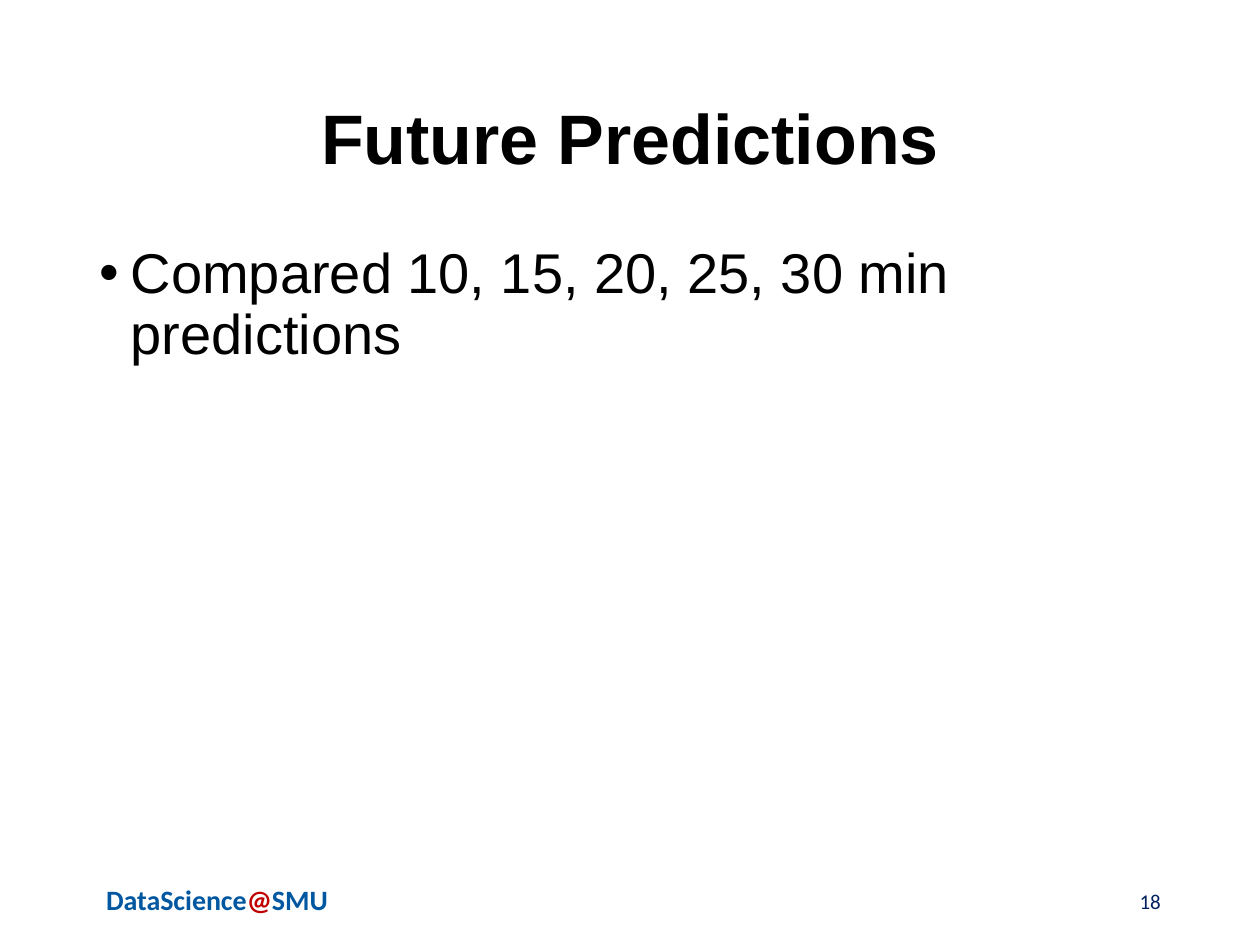
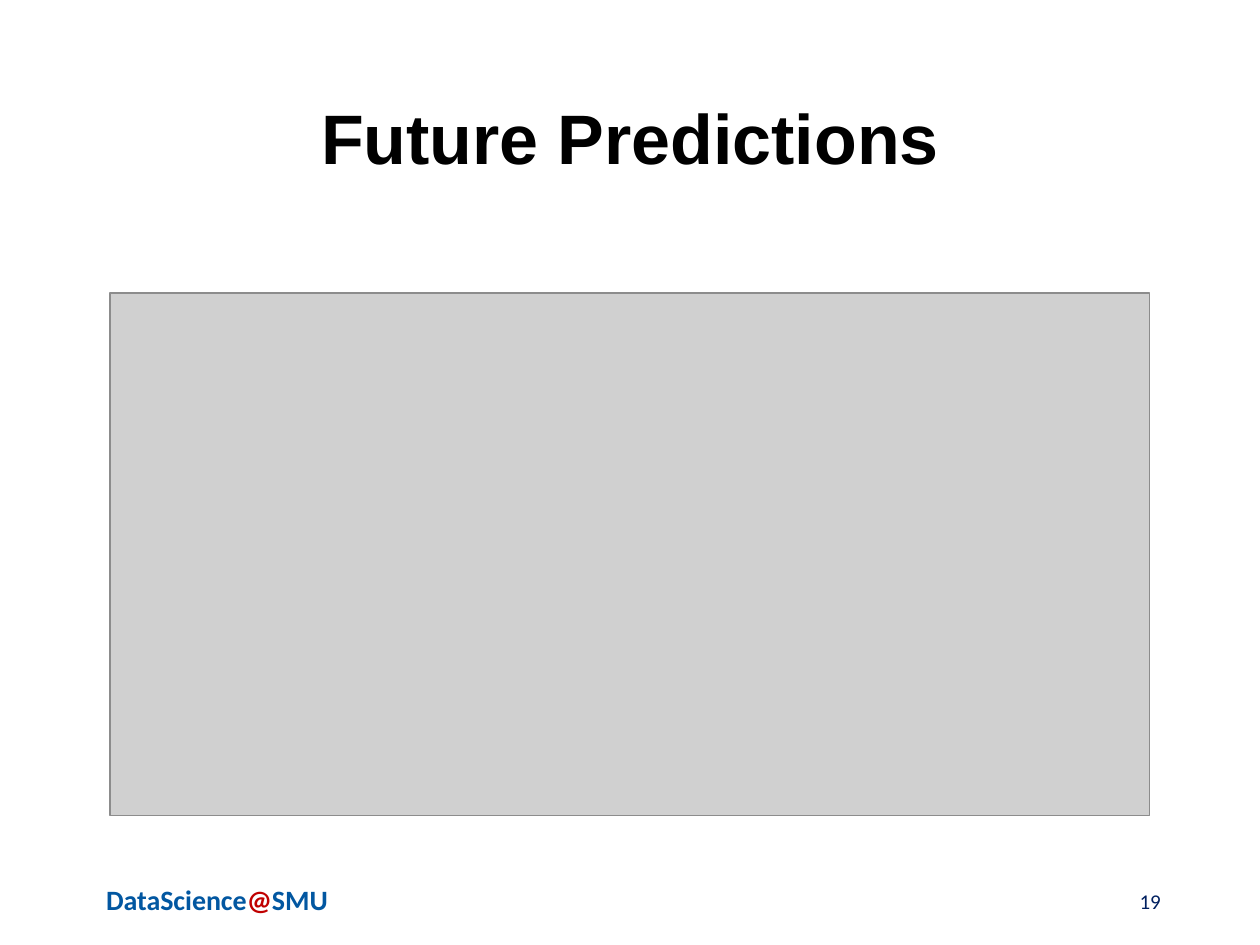
Before and after one commit to jvasquezDC/CapstoneA, a slide deck: slide 19 of LightningPresentation/Serna_Vasquez_Lightning_v1.pptx (slide 18 before the commit). Drawn at 1260x945 pixels with LibreOffice and Linux fonts; fonts in the diff are those of the drawing; grey boxes stand for pictures; background and template pictures are left out. Boxes give left, top, right and bottom in pixels: in the first picture for what was removed or moved away, otherwise in the second. Text is boxed around its words. In the diff, an @@ line names an element or a change of style, - is before the commit and + after.

Commit message:
all slides

```diff
--- a/LightningPresentation/Serna_Vasquez_Lightning_v1.pptx
+++ b/LightningPresentation/Serna_Vasquez_Lightning_v1.pptx
@@ text removed at bbox=[131, 252, 949, 365] @@
-• Compared 10, 15, 20, 25, 30 min predictions
@@ picture added at bbox=[110, 294, 1149, 816] @@
@@ page number at bbox=[1140, 895, 1161, 909]: text changed @@
-18
+19
```
Also in this commit, not shown: 2 other slides changed, 2 slides added, 1 slide removed.
